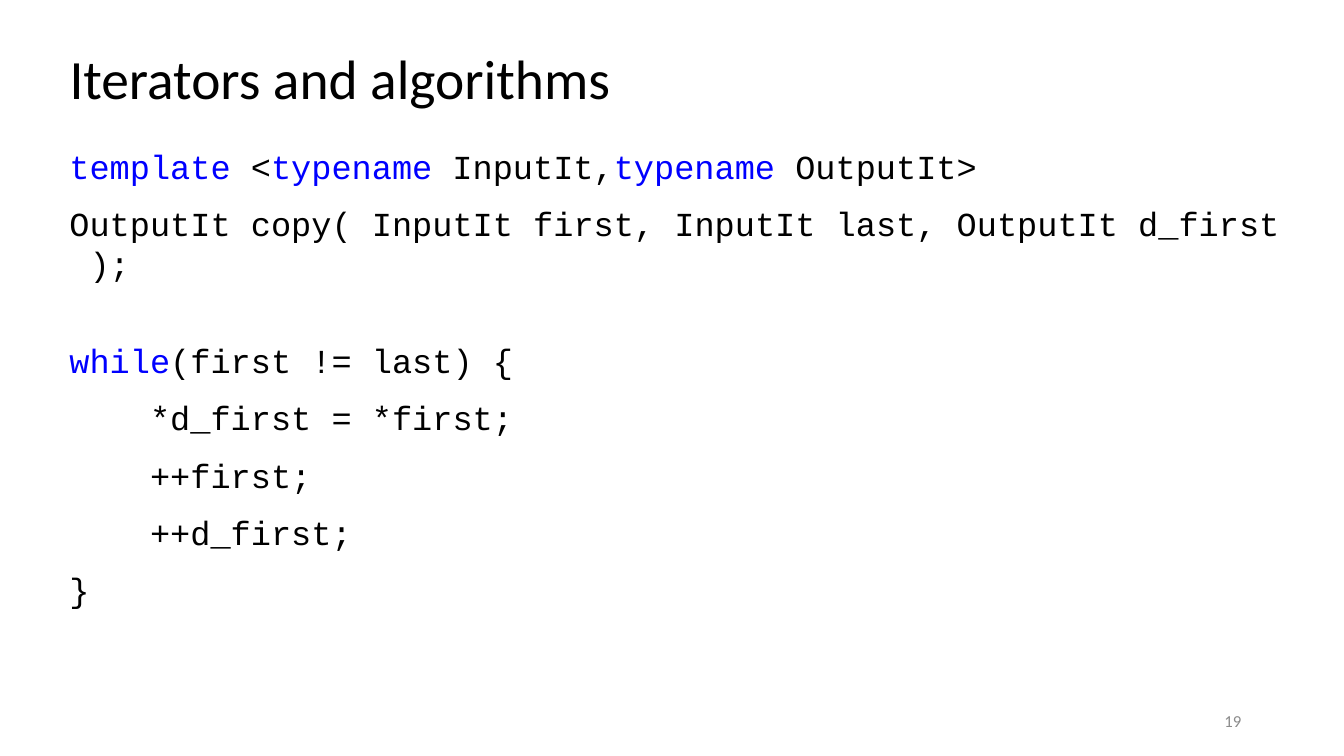
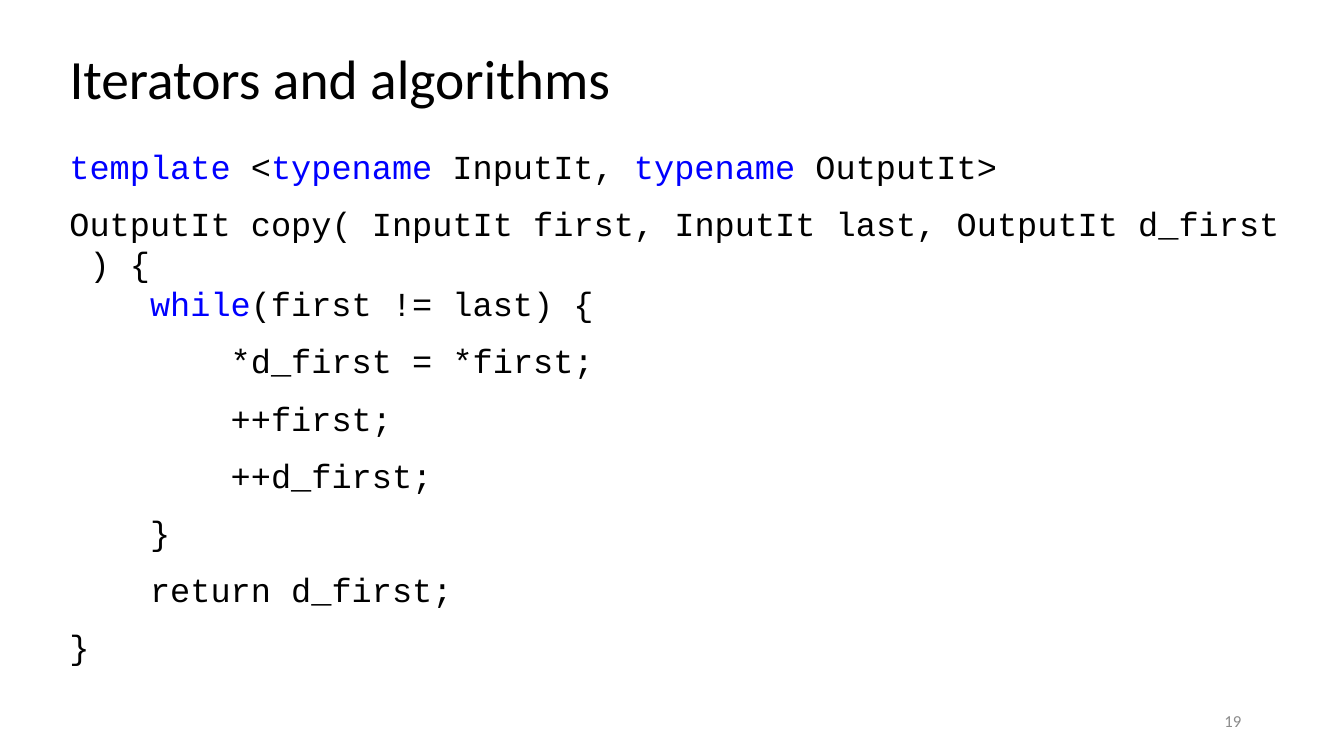
Before and after one commit to rarutyun/cpp-courses, a slide deck: slide 19 of 08_iterators/08_iterators.pptx. Drawn at 1344x756 pixels with LibreOffice and Linux fonts; fonts in the diff are those of the drawing. Boxes give left, top, right and bottom in pixels: in the first picture for what was removed or moved away, otherwise in the second. Text is boxed around its words. In the diff, an @@ line names an element or a change of style, - is before the commit and + after.

Commit message:
The iterators lecture minor improvements (#20)

```diff
--- a/08_iterators/08_iterators.pptx
+++ b/08_iterators/08_iterators.pptx
@@ text at [69,154,1279,323]: text changed @@
-template <typename InputIt,typename OutputIt>
-OutputIt copy( InputIt first, InputIt last, OutputIt d_first );
-while(first != last) {
+template <typename InputIt, typename OutputIt>
+OutputIt copy( InputIt first, InputIt last, OutputIt d_first ) {
+while(first != last) {
@@ text at [150,577,452,608]: paragraphs added @@
+return d_first;
+}
```
Also in this commit, not shown: 13 other slides changed.
